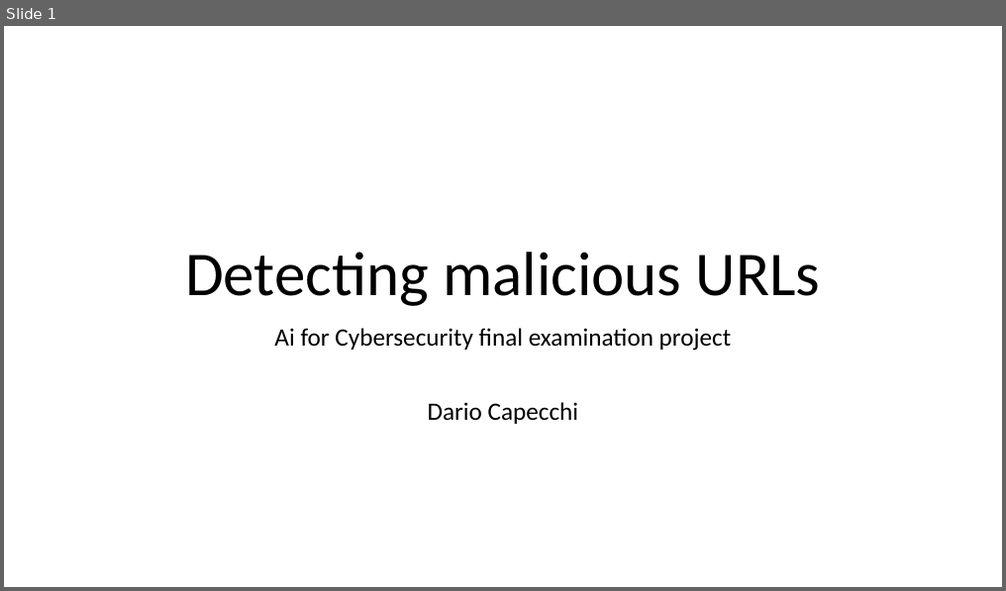
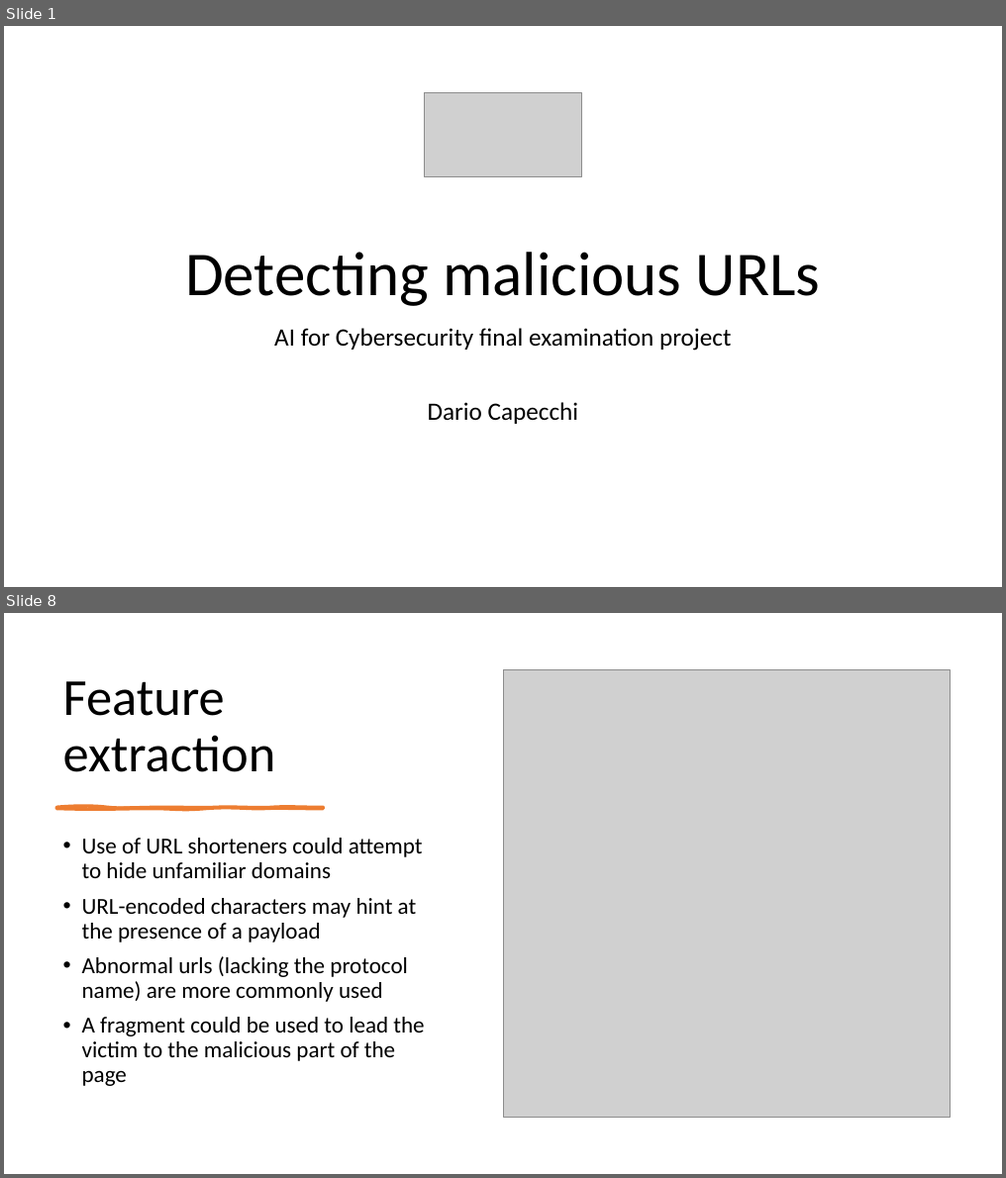
Before and after one commit to Metalcape/url-classifier, a slide deck: slides.pptx. Shown one above the other, each under a label of ours: slide 1 before the commit, slides 1 and 8 after it; the slides between them are not shown. The pictures are 1006x591 and 1006x1178 pixels, drawn with LibreOffice and Linux fonts; fonts in the diff are those of the drawing; grey boxes stand for pictures. Boxes give left, top, right and bottom in pixels: in the first picture for what was removed or moved away, otherwise in the second. Text is boxed around its words. In the diff, an @@ line names an element or a change of style, - is before the commit and + after.

```diff
--- a/slides.pptx
+++ b/slides.pptx
@@ slide 8 added at [4,613,1002,1174], background #FFFFFF @@
@@ picture added at [503,670,950,1118] @@
@@ title added at [63,681,276,772], 50 pt, text #000000 @@
+Feature extraction
@@ freeform shape added at [56,808,323,809], fill #ED7D31, outline #ED7D31 3 pt @@
@@ text added at [82,838,424,1086], 22 pt, text #000000 @@
+• Use of URL shorteners could attempt to hide unfamiliar domains
+• URL-encoded characters may hint at the presence of a payload
+• Abnormal urls (lacking the protocol name) are more commonly used
+• A fragment could be used to lead the victim to the malicious part of the page
@@ slide 1 changed as well @@
@@ picture added at [425,92,582,176] @@
@@ subtitle at [274,328,732,351]: text changed @@
-Ai for Cybersecurity final examination project
+AI for Cybersecurity final examination project
```
Also in this commit, not shown: 3 other slides changed, 9 other slides added, 4 slides removed, 21 other files.
